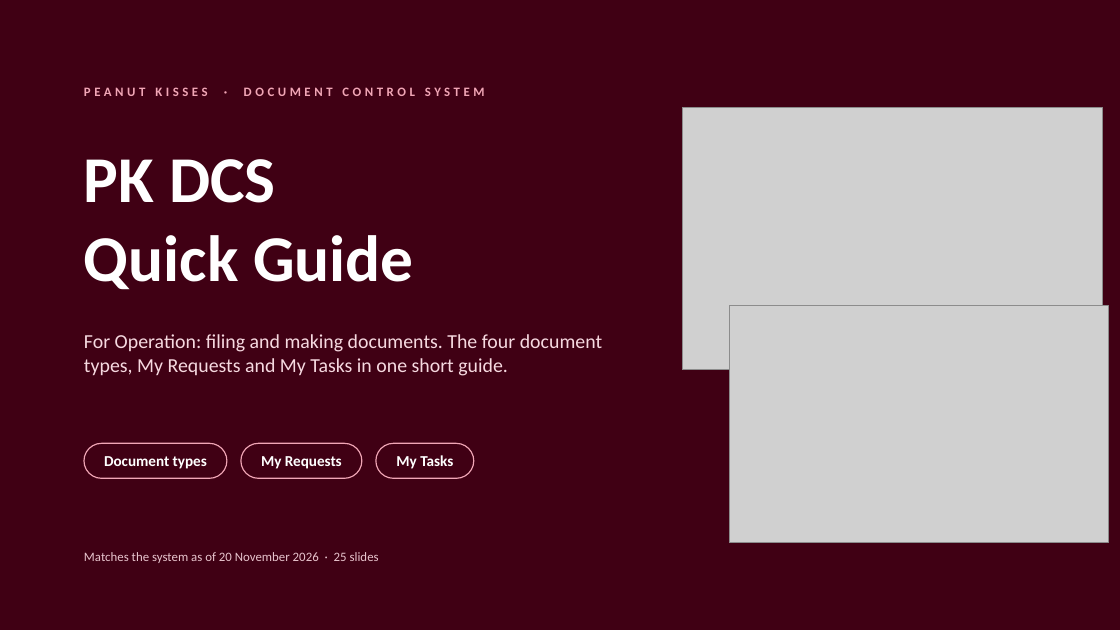
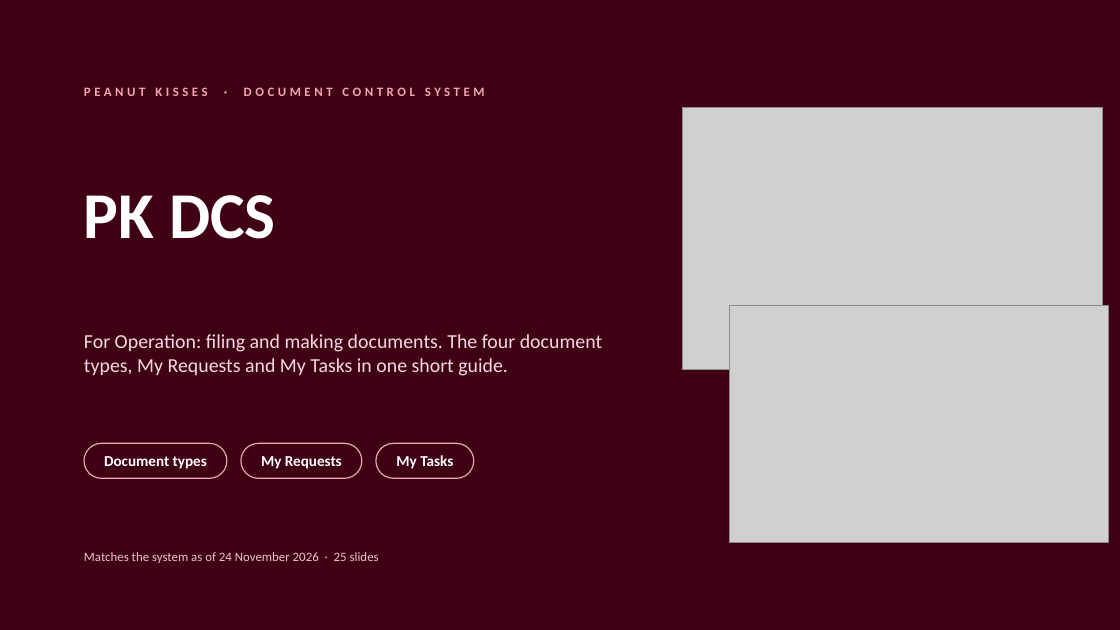
Before and after one commit to curib123/pk_document_tracking_system, a slide deck: slide 1 of docs/PK_DCS_Quick_Guide.pptx. Drawn at 1120x630 pixels with LibreOffice and Linux fonts; fonts in the diff are those of the drawing; grey boxes stand for pictures. Boxes give left, top, right and bottom in pixels: in the first picture for what was removed or moved away, otherwise in the second. Text is boxed around its words. In the diff, an @@ line names an element or a change of style, - is before the commit and + after.

```diff
--- a/docs/PK_DCS_Quick_Guide.pptx
+++ b/docs/PK_DCS_Quick_Guide.pptx
@@ text "PK DCS": place and size @@
-text "PK DCS" at <box>84,159,414,290</box>
+text "PK DCS" at <box>84,195,276,239</box>
@@ text at <box>84,235,414,290</box>: paragraph removed @@
-Quick Guide
@@ text at <box>84,552,379,563</box>: text changed @@
-Matches the system as of 20 November 2026 · 25 slides
+Matches the system as of 24 November 2026 · 25 slides
```
Also in this commit, not shown: 8 other files.
